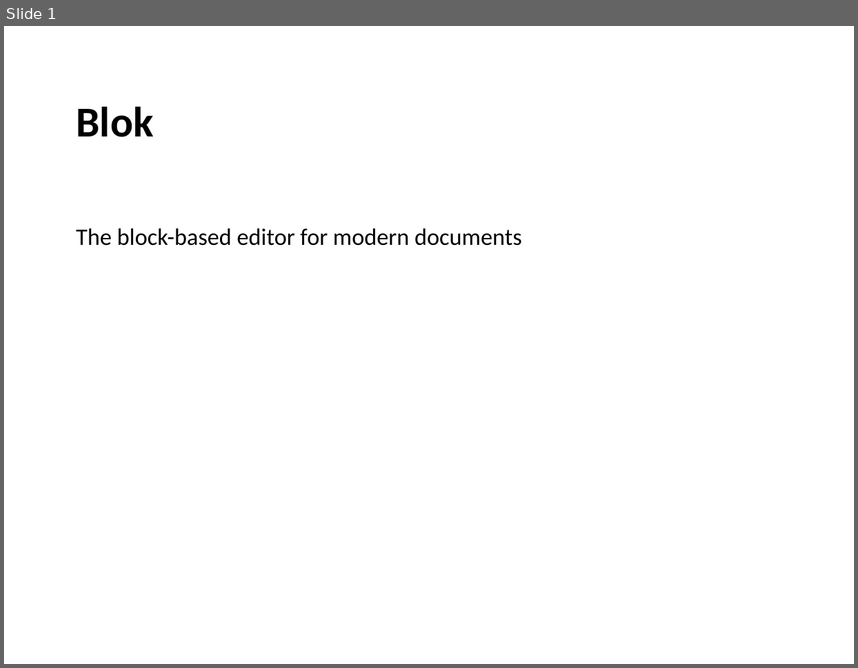
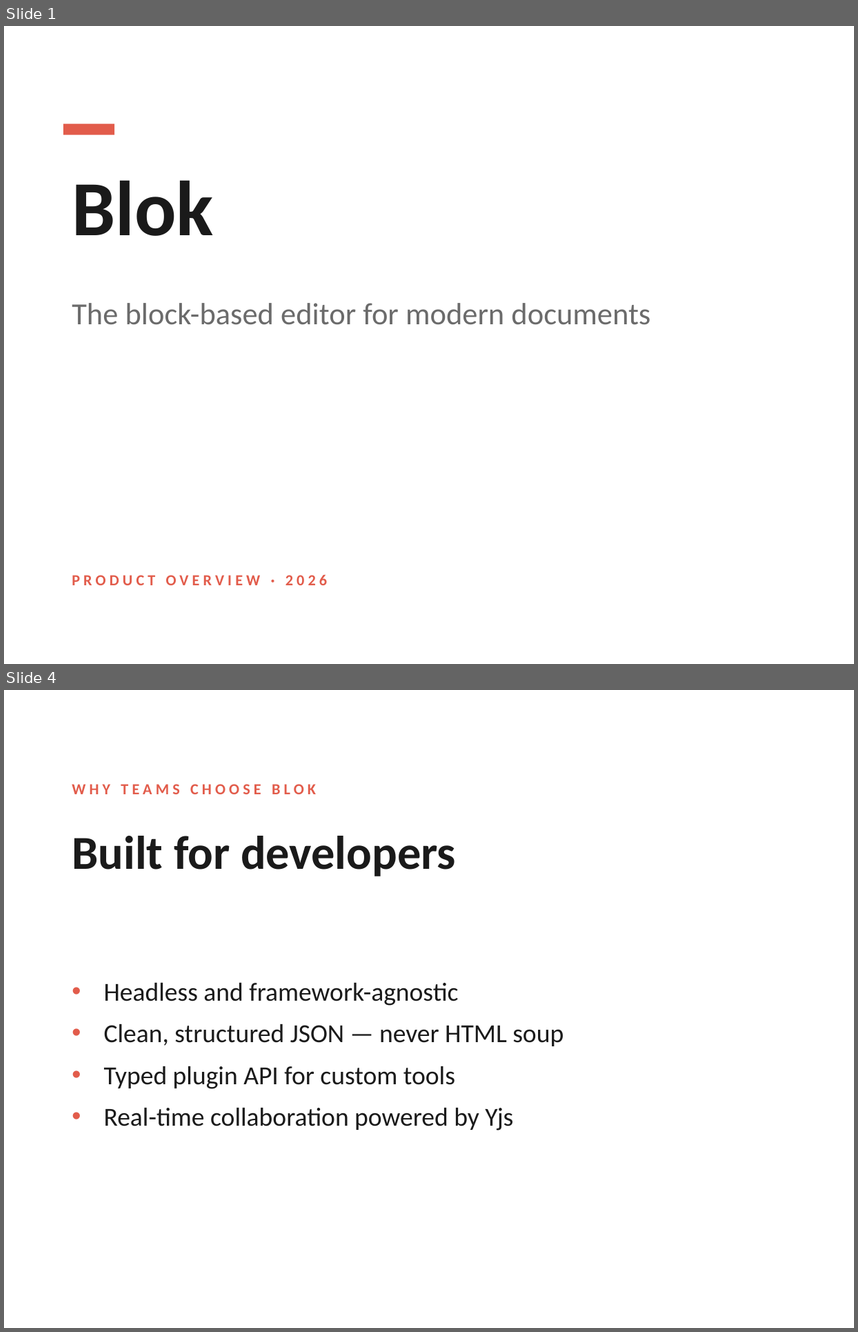
Before and after one commit to JackUait/blok, a slide deck: public/samples/pitch-deck.pptx. Shown one above the other, each under a label of ours: slide 1 before the commit, slides 1 and 4 after it; the slides between them are not shown. The pictures are 858x668 and 858x1332 pixels, drawn with LibreOffice and Linux fonts; fonts in the diff are those of the drawing. Boxes give left, top, right and bottom in pixels: in the first picture for what was removed or moved away, otherwise in the second. Text is boxed around its words. In the diff, an @@ line names an element or a change of style, - is before the commit and + after.

```diff
--- a/public/samples/pitch-deck.pptx
+++ b/public/samples/pitch-deck.pptx
@@ slide 4 added at [4,690,854,1328], background #FFFFFF @@
@@ text added at [72,784,316,794], 13 pt, text #E25C4B, bold @@
+WHY TEAMS CHOOSE BLOK
@@ text added at [72,836,456,876], 40 pt, text #1A1A1A, bold @@
+Built for developers
@@ text added at [104,983,564,1130], 22 pt, text #1A1A1A @@
+• Headless and framework-agnostic
+• Clean, structured JSON — never HTML soup
+• Typed plugin API for custom tools
+• Real-time collaboration powered by Yjs
@@ slide 1 changed as well @@
@@ rectangle added at [63,124,114,135], fill #E25C4B @@
@@ text "Blok": place and size @@
-text "Blok" at [76,106,153,137]
+text "Blok" at [72,180,214,236]
@@ text "Blok" at [72,180,214,236]: size 36 to 66 pt, text colour #000000 to #1A1A1A; more space between paragraphs @@
@@ text "The block-based editor for modern ...": place and size @@
-text "The block-based editor for modern ..." at [76,228,522,245]
+text "The block-based editor for modern ..." at [72,303,651,325]
@@ text "The block-based editor for modern ..." at [72,303,651,325]: size 20 to 26 pt, text colour #000000 to #6B6B6B; more space between paragraphs @@
@@ text added at [72,575,327,585], 13 pt, text #E25C4B, bold @@
+PRODUCT OVERVIEW · 2026
```
Also in this commit, not shown: 5 other slides added, 2 slides removed, 5 other files.
